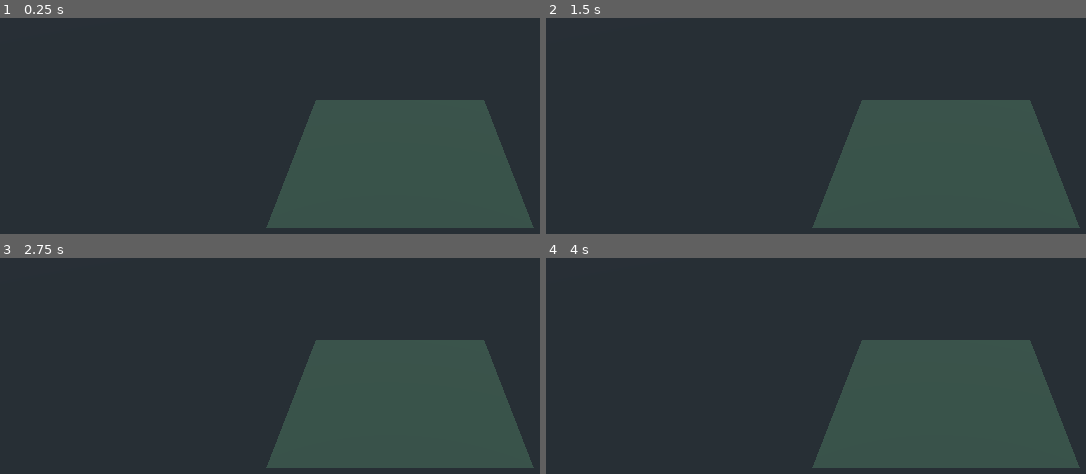
Above: before the commit, frames 1-4 (two rows, left to right).
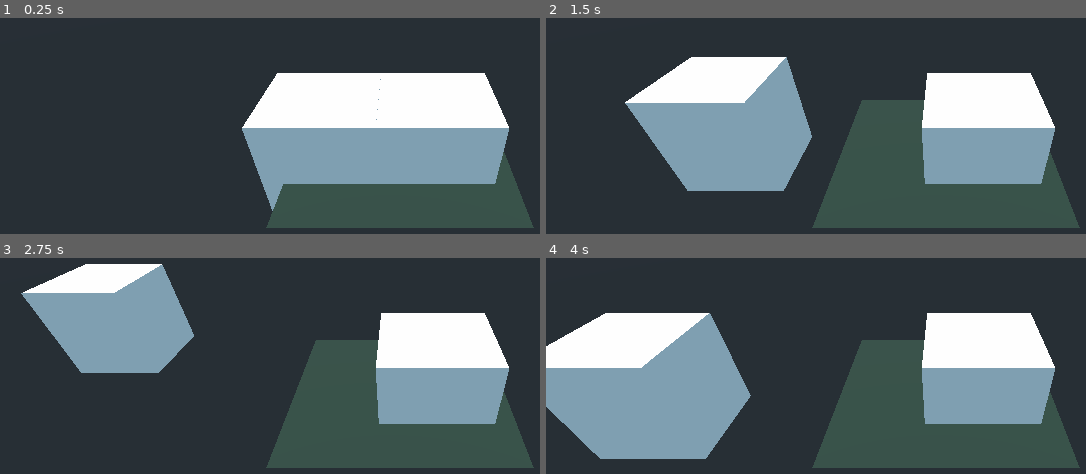
Above: after the commit, the same moments.

Repository: Amedomary/godot_mmo
Game: Godot game, scene res://Game.tscn
Same seed, same stepped clock (60 frames per second), same inputs: the game is played once before the commit and once after it. This scene is started directly instead of the project's main scene.
Inputs:
- Up to frame 1 (0.25 s): no input
- Up to frame 2 (1.5 s): tap Enter at 0.5 s; hold D (move_right, bound only after the commit) 0.53-1.28 s; hold S (move_backwards, bound only after the commit) from 1.28 s (still down)
- Up to frame 3 (2.75 s): release S (move_backwards, bound only after the commit) at 2.03 s; hold D (move_right, bound only after the commit) from 2.03 s (still down)
- Up to frame 4 (4 s): release D (move_right, bound only after the commit) at 2.78 s; hold W (move_forwards, bound only after the commit) 2.78-3.53 s; hold A (move_left, bound only after the commit) from 3.53 s (still down)

The runs differ from the first frame. In frame 1, 23% of the frame differs, in the area x 44-95%, y 25-90%; in frame 2, 28%; in frame 3, 23%; in frame 4, 33%, in the area x 0-95%, y 25-94%.

Commit message:
add wasd

Diff:
--- /dev/null
+++ b/Game.gd
@@ -0,0 +1,17 @@
+extends Spatial
+
+onready var playerPos1 = $PositionPlayer1
+onready var playerPos2 = $PositionPlayer2
+
+func _ready():
+	var player1 = preload("res://Player.tscn").instance()
+	player1.set_name(str(get_tree().get_network_unique_id()))
+	player1.set_network_master(get_tree().get_network_unique_id())
+	player1.global_transform = playerPos1.global_transform
+	add_child(player1)
+
+	var player2 = preload("res://Player.tscn").instance()
+	player2.set_name(str(Singleton.user_id))
+	player2.set_network_master(Singleton.user_id)
+	player2.global_transform = playerPos2.global_transform
+	add_child(player2)
--- a/Game.tscn
+++ b/Game.tscn
@@ -1,4 +1,6 @@
-[gd_scene load_steps=3 format=2]
+[gd_scene load_steps=4 format=2]
+
+[ext_resource path="res://Game.gd" type="Script" id=1]
 
 [sub_resource type="PlaneMesh" id=1]
 
@@ -6,6 +8,7 @@
 albedo_color = Color( 0.192157, 0.262745, 0.211765, 1 )
 
 [node name="Spatial" type="Spatial"]
+script = ExtResource( 1 )
 
 [node name="MeshInstance" type="MeshInstance" parent="."]
 mesh = SubResource( 1 )
--- a/Menu.gd
+++ b/Menu.gd
@@ -27,6 +27,7 @@
 	client.create_client('127.0.0.1', 8080)
 	get_tree().set_network_peer(client)
 
+
 func _connected(client_id):
 	Singleton.user_id = client_id
 	var game = preload("res://Game.tscn").instance()
--- /dev/null
+++ b/Player.gd
@@ -0,0 +1,28 @@
+extends KinematicBody
+
+const SPEED = 2
+
+# Called when the node enters the scene tree for the first time.
+func _ready():
+	pass # Replace with function body.
+
+remote func _set_pos(position):
+	global_transform.origin = position
+
+func _physics_process(delta):
+	var moving_vec = Vector3()
+	if Input.is_action_pressed("move_forwards"):
+		moving_vec.z += 1
+	if Input.is_action_pressed("move_backwards"):
+		moving_vec.z -= 1
+	if Input.is_action_pressed("move_right"):
+		moving_vec.x -= 1
+	if Input.is_action_pressed("move_left"):
+		moving_vec.x += 1
+
+	moving_vec = moving_vec.normalized()
+	moving_vec *= SPEED
+
+	if is_network_master():
+		move_and_slide(moving_vec, Vector3.UP)
+		rpc_unreliable("_set_pos", global_transform.origin)
--- /dev/null
+++ b/Player.tscn
@@ -0,0 +1,19 @@
+[gd_scene load_steps=4 format=2]
+
+[ext_resource path="res://Player.gd" type="Script" id=1]
+
+[sub_resource type="BoxShape" id=1]
+extents = Vector3( 0.5, 0.5, 0.5 )
+
+[sub_resource type="CubeMesh" id=2]
+size = Vector3( 1, 1, 1 )
+
+[node name="Player" type="KinematicBody"]
+script = ExtResource( 1 )
+
+[node name="CollisionShape" type="CollisionShape" parent="."]
+shape = SubResource( 1 )
+
+[node name="MeshInstance" type="MeshInstance" parent="."]
+mesh = SubResource( 2 )
+material/0 = null
--- a/project.godot
+++ b/project.godot
@@ -18,6 +18,29 @@
 
 Singleton="*res://singleton.gd"
 
+[input]
+
+move_forwards={
+"deadzone": 0.5,
+"events": [ Object(InputEventKey,"resource_local_to_scene":false,"resource_name":"","device":0,"alt":false,"shift":false,"control":false,"meta":false,"command":false,"pressed":false,"scancode":87,"physical_scancode":0,"unicode":0,"echo":false,"script":null)
+ ]
+}
+move_backwards={
+"deadzone": 0.5,
+"events": [ Object(InputEventKey,"resource_local_to_scene":false,"resource_name":"","device":0,"alt":false,"shift":false,"control":false,"meta":false,"command":false,"pressed":false,"scancode":83,"physical_scancode":0,"unicode":0,"echo":false,"script":null)
+ ]
+}
+move_left={
+"deadzone": 0.5,
+"events": [ Object(InputEventKey,"resource_local_to_scene":false,"resource_name":"","device":0,"alt":false,"shift":false,"control":false,"meta":false,"command":false,"pressed":false,"scancode":65,"physical_scancode":0,"unicode":0,"echo":false,"script":null)
+ ]
+}
+move_right={
+"deadzone": 0.5,
+"events": [ Object(InputEventKey,"resource_local_to_scene":false,"resource_name":"","device":0,"alt":false,"shift":false,"control":false,"meta":false,"command":false,"pressed":false,"scancode":0,"physical_scancode":68,"unicode":0,"echo":false,"script":null)
+ ]
+}
+
 [physics]
 
 common/enable_pause_aware_picking=true
Not shown, added: export_presets.cfg
Not shown, added: Build/mmo_dange.exe
Not shown, added: Build/mmo_dange.pck
